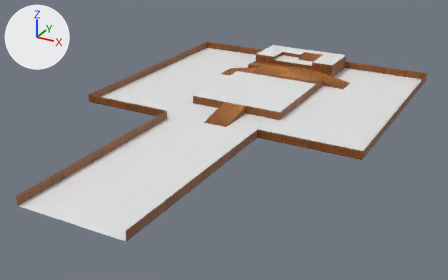
What one commit did to the Blender file Assets/ProjectArt/MapObjects.blend.
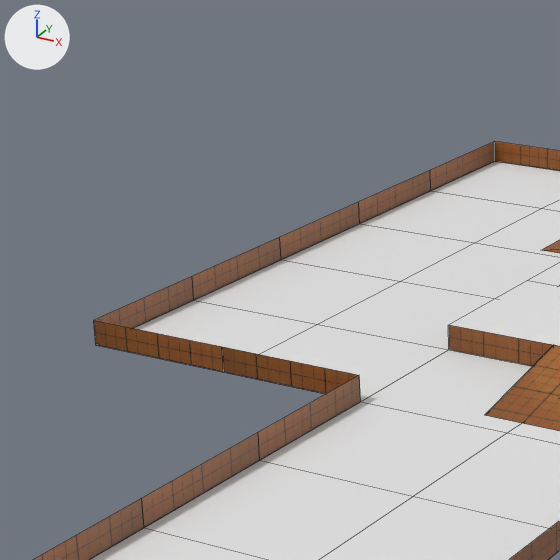
Each version is shown whole from a camera (50 mm lens) standing at (96.8, -133.0, 55.2) and looking at (31.5, -14.2, -4.2), then close up on the part from 14% to 50% of the width and 0% to 59% of the height. The axes (+X, +Y, +Z) are drawn at upper left. The lights are the same throughout. The close-ups show mesh edges as thin lines.
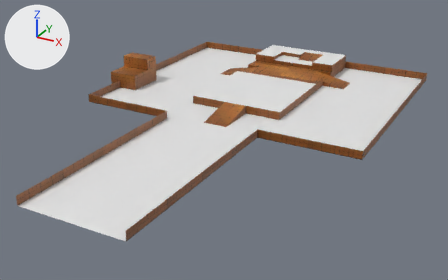
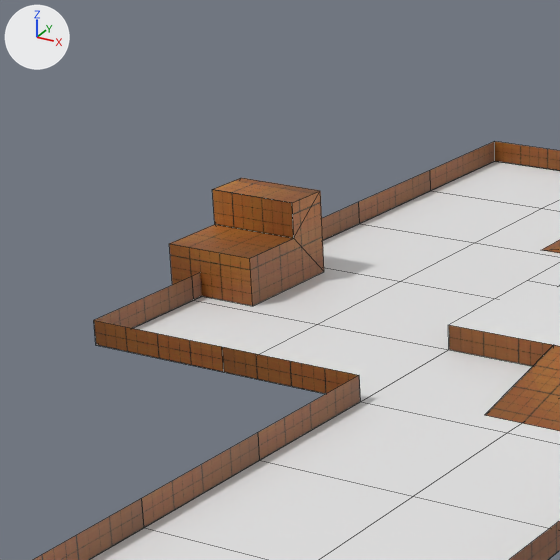
Location of each change, [x1, y1, x2, y2] in pixels of the close-ups (560 x 560 px):
```json
{"object": "Cube", "change": "added", "after": [169, 178, 324, 306], "on screen": "brown"}
{"object": "Plane.040", "change": "unchanged, covered by the edit", "before": [192, 237, 281, 300], "after": [192, 273, 202, 300]}
```

Scene script edits in JSON lines:
```json
{"op": "add", "block": "img_grid_orange_png_001", "code": ["img_grid_orange_png_001 = load_image('Grid_Orange.png.001', 'Grid_Orange.png', 1151, 1151, 'sRGB')"]}
{"op": "add", "block": "mat_grid_orange_png_001", "code": ["mat_grid_orange_png_001 = principled_material('Grid_Orange.png.001')", "mat_grid_orange_png_001.texture = img_grid_orange_png_001"]}
{"op": "add", "block": "me_cube", "code": ["me_cube = bpy.data.meshes.new('Cube')", "me_cube.from_pydata(...)  # 20 vertices, 11 faces; spans x -8.93..-0.93, y -4.96..5.04, z 0.0..7.0", "me_cube.materials.append(mat_grid_orange_png_001)  # picture img_grid_orange_png_001"]}
{"op": "add", "block": "ob_cube", "code": ["ob_cube = bpy.data.objects.new('Cube', me_cube)", "ob_cube.location = (0.0, 0.0, 0.0)"]}
```
